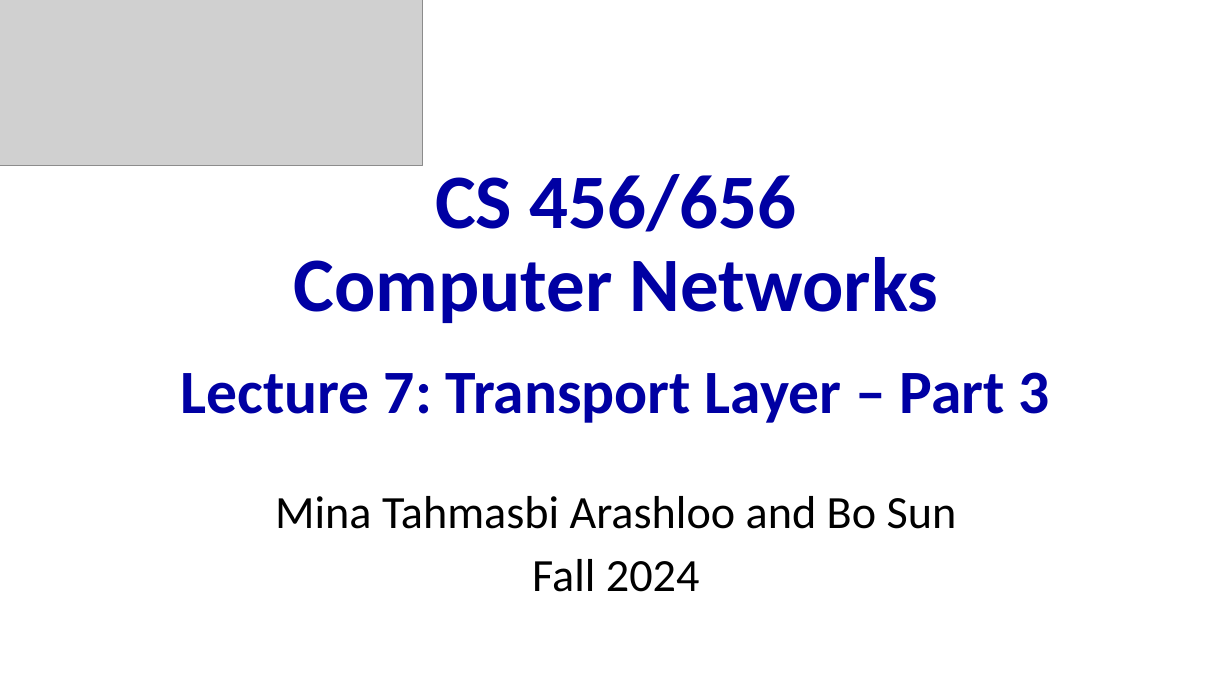
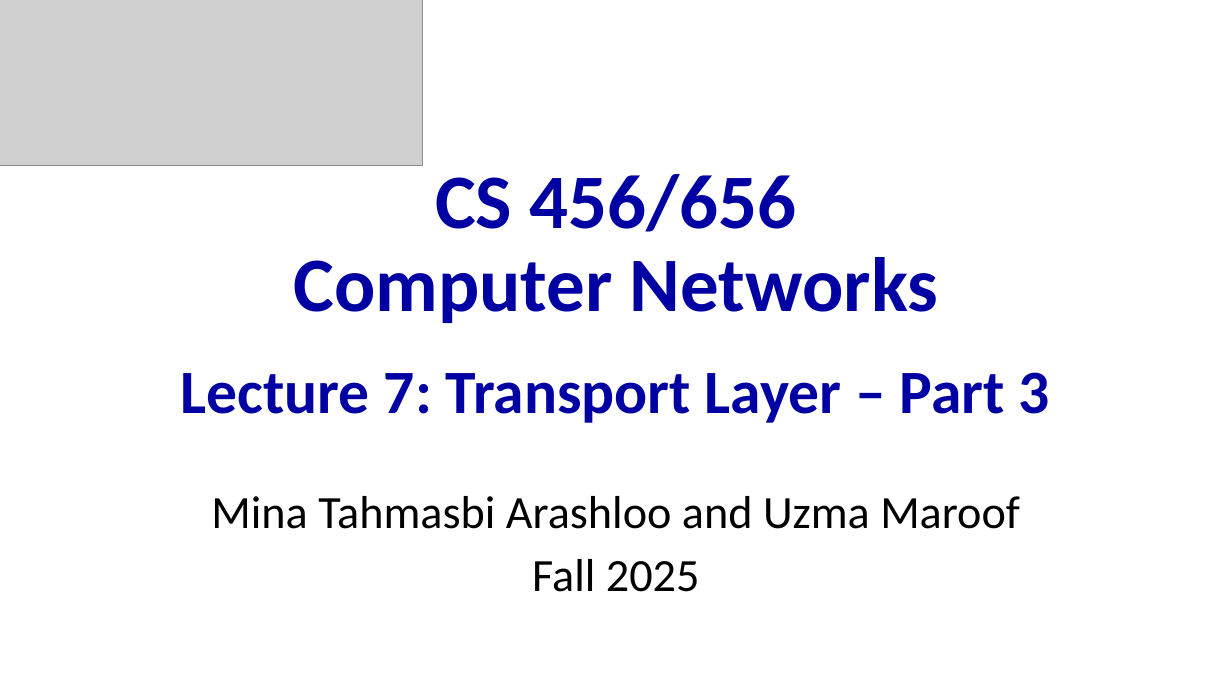
Before and after one commit to minmit/webpage, a slide deck: slide 1 of courses/CS456-F25/lectures/lec07.pptx. Drawn at 1232x693 pixels with LibreOffice and Linux fonts; fonts in the diff are those of the drawing; grey boxes stand for pictures. Boxes give left, top, right and bottom in pixels: in the first picture for what was removed or moved away, otherwise in the second. Text is boxed around its words. In the diff, an @@ line names an element or a change of style, - is before the commit and + after.

```diff
--- a/courses/CS456-F25/lectures/lec07.pptx
+++ b/courses/CS456-F25/lectures/lec07.pptx
@@ subtitle at box(211, 496, 1020, 592): text changed @@
-Mina Tahmasbi Arashloo and Bo Sun
-Fall 2024
+Mina Tahmasbi Arashloo and Uzma Maroof
+Fall 2025
```
Also in this commit, not shown: 1 other slide changed, 4 slides removed, 2 other files.
